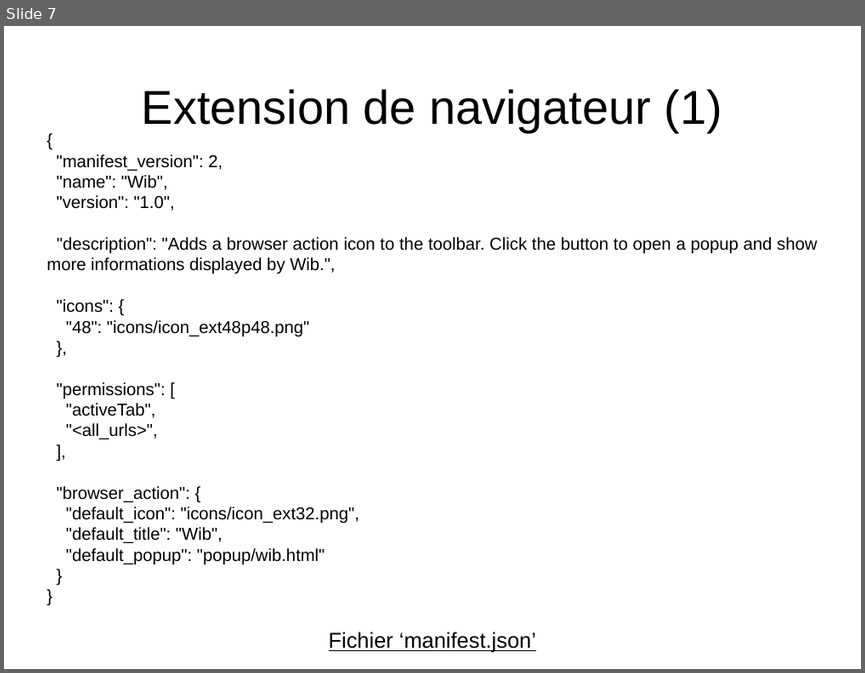
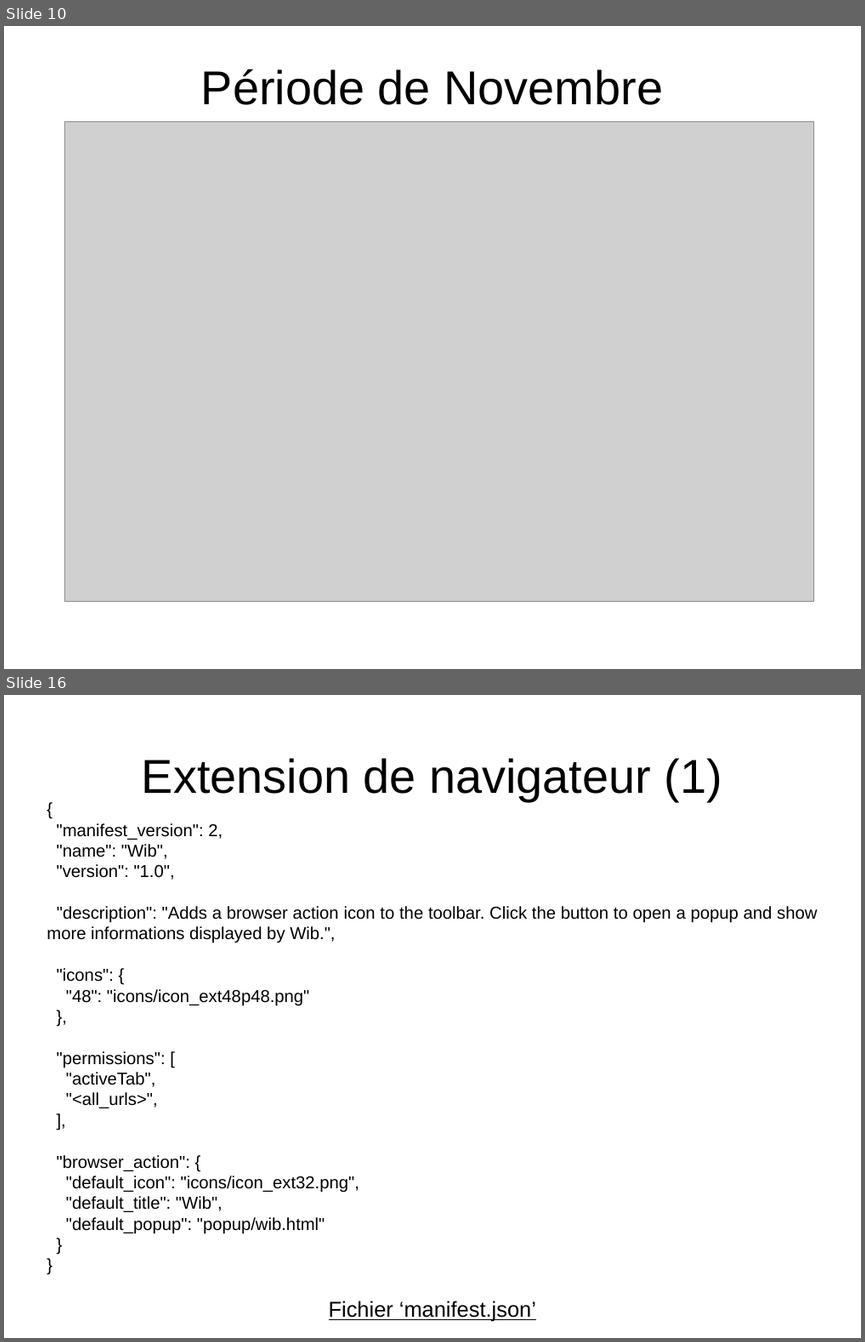
Before and after one commit to YohannBethoule/AnnuaireCollaboratif, a slide deck: doc/diapo_finale.odp. Shown one above the other, each under a label of ours: slide 7 before the commit, slides 10 and 16 after it; the slides between them are not shown. The pictures are 865x673 and 865x1342 pixels, drawn with LibreOffice and Linux fonts; fonts in the diff are those of the drawing; grey boxes stand for pictures. Boxes give left, top, right and bottom in pixels: in the first picture for what was removed or moved away, otherwise in the second. Text is boxed around its words. In the diff, an @@ line names an element or a change of style, - is before the commit and + after.

```diff
--- a/doc/diapo_finale.odp
+++ b/doc/diapo_finale.odp
@@ slide 10 added at [4,26,861,669], background #FFFFFF @@
@@ title added at [201,69,664,105], 44 pt, text #000000 @@
+Période de Novembre
@@ picture added at [65,122,814,601] @@
@@ what was slide 7 is now slide 16 @@
```
Also in this commit, not shown: 14 other slides added, 13 other files.
